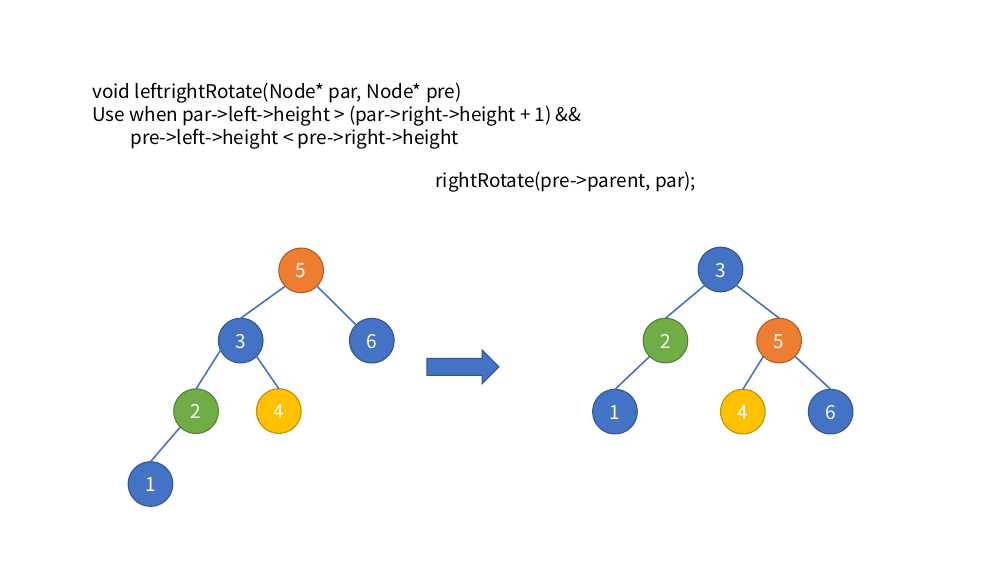
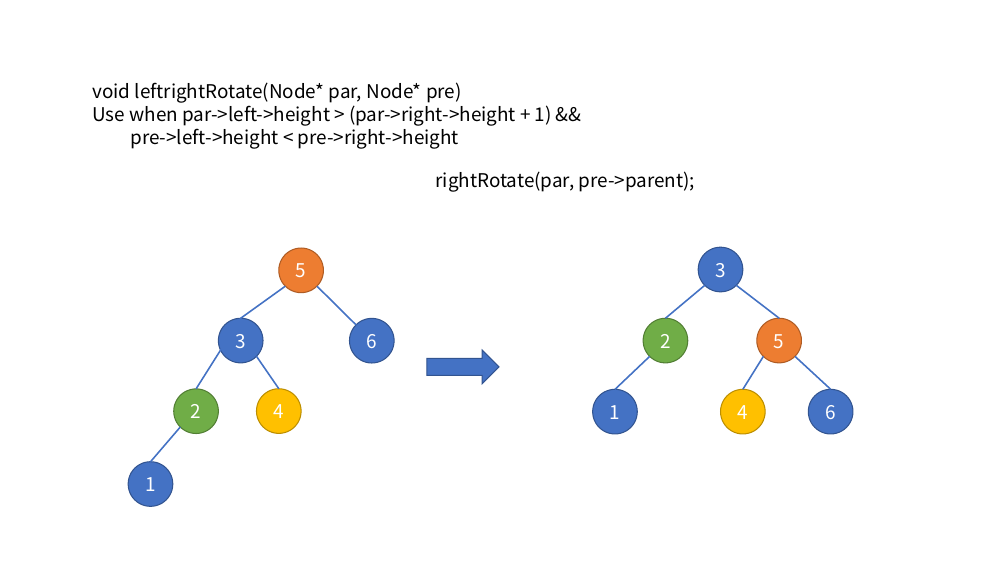
Before and after one commit to blacksea3/C--STL-test, a slide deck: slide 16 of other/CppAlgs/AVLtree.pptx. Drawn at 1008x567 pixels with LibreOffice and Linux fonts; fonts in the diff are those of the drawing. Boxes give left, top, right and bottom in pixels: in the first picture for what was removed or moved away, otherwise in the second. Text is boxed around its words. In the diff, an @@ line names an element or a change of style, - is before the commit and + after.

```diff
--- a/other/CppAlgs/AVLtree.pptx
+++ b/other/CppAlgs/AVLtree.pptx
@@ text at bbox=[436, 171, 695, 192]: text changed @@
-rightRotate(pre->parent, par);
+rightRotate(par, pre->parent);
```
Also in this commit, not shown: 11 other slides changed, 8 other files.
